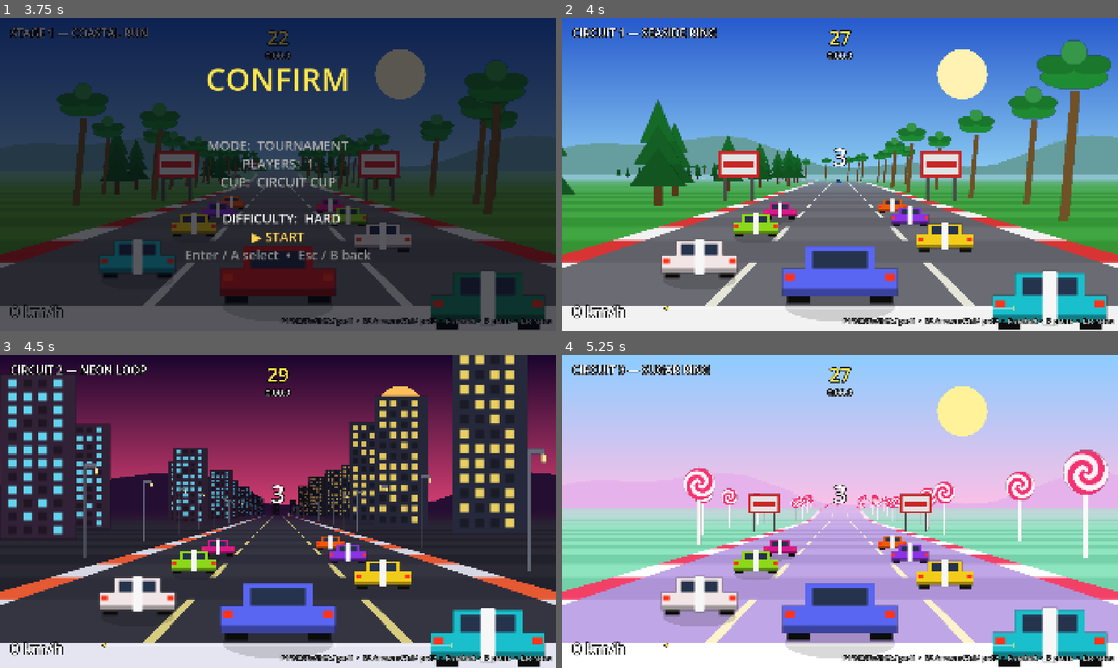
Above: before the commit, frames 1-4 (two rows, left to right).
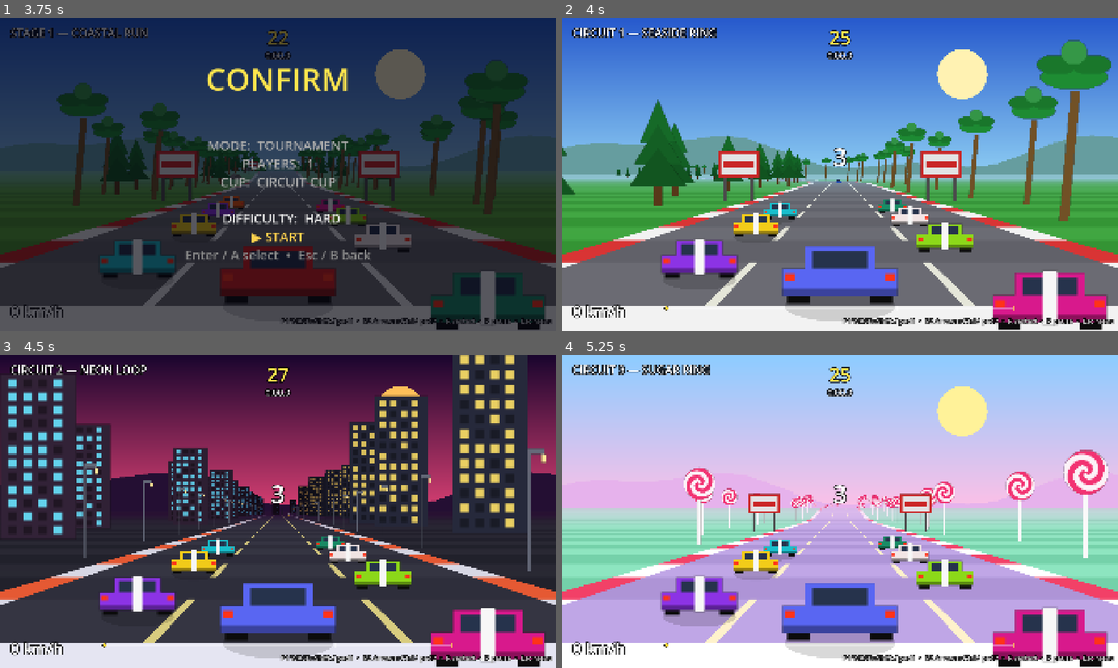
Above: after the commit, the same moments.

Repository: csmallfield/Racer2D
Game: Godot game, scene res://scenes/main.tscn
Same seed, same stepped clock (60 frames per second), same inputs: the game is played once before the commit and once after it.
Inputs:
- Up to frame 1 (3.75 s): tap Enter (ui_accept) at 0.5, 0.77, 1.25, 1.52, 2.75, 3.02 s; hold D (p0_steer_right) 0.53-1.28 s; tap N (next_level) every 0.75 s from 0.6 to 3.6 s; hold Down (ui_down) 1.28-2.03 s; tap R (restart) at 2, 3.5 s; hold D (p0_steer_right) 2.03-2.78 s; hold Up (ui_up) 2.78-3.53 s; hold A (p0_steer_left) from 3.53 s (still down)
- Up to frame 2 (4 s): keep holding A (p0_steer_left); tap Enter (ui_accept) at 3.77 s
- Up to frame 3 (4.5 s): keep holding A (p0_steer_left); tap Enter (ui_accept) at 4.25 s; tap N (next_level) at 4.35 s
- Up to frame 4 (5.25 s): tap Enter (ui_accept) at 4.52 s; release A (p0_steer_left) at 5.03 s; hold Down (ui_down) from 5.03 s (still down); tap N (next_level) at 5.1 s

Frame 1 is identical in both runs. In frame 2, 3.8% of the frame differs, in the area x 18-98%, y 3-98%; in frame 3, 3.8%; in frame 4, 3.8%.

Commit message:
added difficulty profiles

Diff:
--- /dev/null
+++ b/outrun_pseudo3d/resources/difficulties/easy.tres
@@ -0,0 +1,23 @@
+[gd_resource type="Resource" script_class="DifficultyProfile" load_steps=2 format=3]
+
+[ext_resource type="Script" path="res://scripts/resources/difficulty_profile.gd" id="1"]
+
+[resource]
+script = ExtResource("1")
+display_name = "EASY"
+rival_count_cap = 5
+field_top_of_ladder = false
+cruise_scale = 0.94
+curve_slowdown_scale = 1.35
+form_variance_scale = 1.4
+pack_bonus_scale = 0.6
+rubber_behind_scale = 0.9
+lookahead_scale = 0.55
+apex_bias_scale = 0.6
+aggression_scale = 0.6
+time_limit_scale = 1.25
+crash_speed_keep = 0.35
+centrifugal_scale = 0.5
+off_road_limit_scale = 1.6
+off_road_decel_scale = 0.5
+edge_assist = 0.9
--- /dev/null
+++ b/outrun_pseudo3d/resources/difficulties/hard.tres
@@ -0,0 +1,23 @@
+[gd_resource type="Resource" script_class="DifficultyProfile" load_steps=2 format=3]
+
+[ext_resource type="Script" path="res://scripts/resources/difficulty_profile.gd" id="1"]
+
+[resource]
+script = ExtResource("1")
+display_name = "HARD"
+rival_count_cap = 0
+field_top_of_ladder = true
+cruise_scale = 1.0
+curve_slowdown_scale = 0.78
+form_variance_scale = 0.6
+pack_bonus_scale = 1.2
+rubber_behind_scale = 1.0
+lookahead_scale = 1.3
+apex_bias_scale = 1.4
+aggression_scale = 1.35
+time_limit_scale = 0.92
+crash_speed_keep = 0.06
+centrifugal_scale = 1.0
+off_road_limit_scale = 1.0
+off_road_decel_scale = 1.0
+edge_assist = 0.0
--- /dev/null
+++ b/outrun_pseudo3d/resources/difficulties/normal.tres
@@ -0,0 +1,23 @@
+[gd_resource type="Resource" script_class="DifficultyProfile" load_steps=2 format=3]
+
+[ext_resource type="Script" path="res://scripts/resources/difficulty_profile.gd" id="1"]
+
+[resource]
+script = ExtResource("1")
+display_name = "NORMAL"
+rival_count_cap = 0
+field_top_of_ladder = false
+cruise_scale = 1.0
+curve_slowdown_scale = 1.0
+form_variance_scale = 1.0
+pack_bonus_scale = 1.0
+rubber_behind_scale = 1.0
+lookahead_scale = 1.0
+apex_bias_scale = 1.0
+aggression_scale = 1.0
+time_limit_scale = 1.0
+crash_speed_keep = 0.06
+centrifugal_scale = 1.0
+off_road_limit_scale = 1.0
+off_road_decel_scale = 1.0
+edge_assist = 0.0
--- a/outrun_pseudo3d/scripts/game_config.gd
+++ b/outrun_pseudo3d/scripts/game_config.gd
@@ -7,6 +7,18 @@
 var camera: CameraSettings
 var race: RaceSettings
 var retro: RetroFilterSettings
+
+## Active difficulty. Never null — falls back to script defaults, which ARE
+## Normal, so a missing .tres degrades to baseline tuning.
+var difficulty: DifficultyProfile
+
+## Pristine, never-mutated originals. `player` and `race` above are per-race
+## working copies derived from these. Godot Resources are shared references:
+## scaling GameConfig.race.curve_slowdown in place would corrupt the loaded
+## .tres for the whole session and compound every race.
+var _player_base: PlayerSettings
+var _race_base: RaceSettings
+var _difficulties: Array[DifficultyProfile] = []
 
 
 func _init() -> void:
@@ -23,6 +35,50 @@
 	if retro == null:
 		retro = RetroFilterSettings.new()
 
+	_player_base = player
+	_race_base = race
+	for name in ["easy", "normal", "hard"]:
+		var d := _load_res("res://resources/difficulties/%s.tres" % name) as DifficultyProfile
+		if d == null:
+			d = DifficultyProfile.new()
+		_difficulties.append(d)
+	apply_difficulty(1)
+
+
+## Rebuild `player` and `race` as difficulty-scaled copies of the pristine
+## bases. Call once per race, before anything caches those references —
+## PlayerCar and RivalManager both grab them at construction.
+func apply_difficulty(index: int) -> void:
+	difficulty = _difficulties[clampi(index, 0, _difficulties.size() - 1)]
+
+	# Shallow duplicates: the roster Array is shared with the base by design,
+	# so roster indices stay valid everywhere (racer select, exclusions). We
+	# never mutate the roster itself.
+	var p := _player_base.duplicate() as PlayerSettings
+	var r := _race_base.duplicate() as RaceSettings
+
+	# --- Opposition: pace ---
+	r.curve_slowdown = _race_base.curve_slowdown * difficulty.curve_slowdown_scale
+	# The cap scales too, or the knob does nothing on sharp bends — where the
+	# uncapped loss already exceeds it at every difficulty.
+	r.curve_slowdown_cap = _race_base.curve_slowdown_cap * difficulty.curve_slowdown_scale
+	r.form_variance = _race_base.form_variance * difficulty.form_variance_scale
+	r.pack_bonus_per_car = _race_base.pack_bonus_per_car * difficulty.pack_bonus_scale
+	r.rubber_behind = _race_base.rubber_behind * difficulty.rubber_behind_scale
+
+	# --- Opposition: skill ---
+	r.lookahead = maxi(4, int(round(float(_race_base.lookahead)
+			* difficulty.lookahead_scale)))
+	r.apex_bias = _race_base.apex_bias * difficulty.apex_bias_scale
+
+	# --- Player assists (neutral outside Easy) ---
+	p.centrifugal = _player_base.centrifugal * difficulty.centrifugal_scale
+	p.off_road_limit = _player_base.off_road_limit * difficulty.off_road_limit_scale
+	p.off_road_decel = _player_base.off_road_decel * difficulty.off_road_decel_scale
+
+	player = p
+	race = r
+
 
 func _load_res(path: String) -> Resource:
 	if not ResourceLoader.exists(path):
--- a/outrun_pseudo3d/scripts/main.gd
+++ b/outrun_pseudo3d/scripts/main.gd
@@ -232,6 +232,9 @@
 func _load_level(idx: int) -> void:
 	if level_paths.is_empty():
 		return
+	# Rebuild the difficulty-scaled tuning first: PlayerCar and RivalManager
+	# both cache GameConfig.player / GameConfig.race at construction below.
+	GameConfig.apply_difficulty(difficulty)
 	level_index = ((idx % level_paths.size()) + level_paths.size()) % level_paths.size()
 	var script: GDScript = load(level_paths[level_index])
 	level = script.new()
@@ -244,7 +247,8 @@
 
 	cp_zs = track.mark_checkpoints(level.checkpoint_count)
 	_init_pickups()
-	section_time = level.time_limit / float(level.checkpoint_count + 1)
+	section_time = level.time_limit * GameConfig.difficulty.time_limit_scale \
+			/ float(level.checkpoint_count + 1)
 	race_time = 0.0
 	_finishers = 0
 	_finish_deadline = -1.0
@@ -1199,7 +1203,8 @@
 				continue
 			var sw: float = def.world_w / RoadRenderer.ROAD_WIDTH
 			if _overlap(p.x, player_w, spr.offset, sw):
-				p.speed = GameConfig.player.max_speed * 0.06
+				p.speed = GameConfig.player.max_speed \
+						* GameConfig.difficulty.crash_speed_keep
 				Audio.play("crash", 0.0, 1.0, 0.5)
 				break
 
--- a/outrun_pseudo3d/scripts/player_car.gd
+++ b/outrun_pseudo3d/scripts/player_car.gd
@@ -5,7 +5,10 @@
 ## position x is normalized so that -1..1 spans the road surface.
 
 ## All tunables live in resources/player_settings.tres (via GameConfig).
+## Both are captured at construction; main.gd applies the difficulty scaling
+## to GameConfig before building players, so these are already correct.
 var s: PlayerSettings = GameConfig.player
+var d: DifficultyProfile = GameConfig.difficulty
 var input_prefix := "p0_"   # per-player action prefix (split screen)
 
 
@@ -45,6 +48,15 @@
 
 	# Centrifugal force: curves push the car toward the outside.
 	x -= dx * speed_percent * seg.curve * s.centrifugal * control
+
+	# Easy-mode edge assist: a gentle pull back toward the road once the car
+	# strays near the edge. Suppressed while the player actively steers
+	# outward, so deliberate cuts across the grass still work and the assist
+	# never wrestles the stick. Ground only — no help in the air.
+	if d.edge_assist > 0.0 and air <= s.air_threshold and absf(x) > 0.85:
+		var outward := signf(x)
+		if steer * outward < 0.2:
+			x -= outward * dx * d.edge_assist * 0.5
 
 	# Boost: hold to burn fuel for straight-line speed. Ground only.
 	boosting = (Input.is_action_pressed(input_prefix + "boost") and boost > 0.0
--- /dev/null
+++ b/outrun_pseudo3d/scripts/resources/difficulty_profile.gd
@@ -0,0 +1,85 @@
+class_name DifficultyProfile
+extends Resource
+## One difficulty level, expressed as multipliers over the base tuning in
+## player_settings.tres / race_settings.tres. Edit resources/difficulties/*.tres.
+##
+## Design rules this file encodes:
+##  - Script defaults ARE Normal. A missing/broken .tres therefore degrades to
+##    the game's baseline tuning rather than to something silly.
+##  - HARD changes the OPPOSITION ONLY. Every assist field below stays neutral
+##    outside Easy, so muscle memory carries across difficulties.
+##  - The fairness invariant: a rival's CORNER-LIMITED pace must stay below the
+##    player's max speed. Note the top of the roster already cruises slightly
+##    ABOVE player max on straights (Viper 1.03, Natasha 1.01) — that is the
+##    shipped Normal tuning and it works, because they shed curve_slowdown_cap
+##    in bends while a cleanly-driven player does not. Corners are the player's
+##    edge; boost and slipstream are the answer on straights. Hard narrows that
+##    corner margin — it must never erase it.
+
+@export var display_name := "NORMAL"
+
+
+@export_group("Field")
+## Hard cap on rivals fielded, whatever the level asks for. 0 = no cap.
+@export var rival_count_cap := 0
+## The roster is a ladder from beatable to fast. Normally we field from the
+## beatable end; Hard fields from the fast end instead — the top seeds show
+## up. Costs nothing to tune and does more work than most multipliers.
+@export var field_top_of_ladder := false
+
+
+@export_group("Opposition Pace")
+## Scales each rival's personality cruise. The roster's fast end already sits
+## just above player max on straights, so raising this erodes the corner
+## margin fast — see the fairness invariant above.
+@export_range(0.5, 1.0) var cruise_scale := 1.0
+## Scales how much speed rivals shed in corners — BOTH the per-unit rate and
+## the cap, so the knob still bites on sharp bends. Above 1.0 they corner
+## worse (Easy), below 1.0 they corner better (Hard). The purest difficulty
+## knob: it narrows the player's main edge without touching straight speed.
+@export var curve_slowdown_scale := 1.0
+## Scales the per-race cruise roll. LOW on Hard is deliberate: less variance
+## means the fast cars reliably turn up, which makes the challenge learnable
+## instead of luck-driven.
+@export var form_variance_scale := 1.0
+## Scales pack momentum (rivals in a group carrying each other).
+@export var pack_bonus_scale := 1.0
+## Scales the catch-up push for stragglers. Left at 1.0 on Hard on purpose —
+## this is the knob that reads as cheating when it climbs.
+@export var rubber_behind_scale := 1.0
+
+
+@export_group("Opposition Skill")
+## Scales avoidance lookahead. Lower = rivals blunder into traffic and hand
+## you positions; higher = they stop gifting them. Scaling AI MISTAKE RATE is
+## the fairest-feeling difficulty axis, since your gains still come from
+## errors you can watch happen.
+@export var lookahead_scale := 1.0
+## Scales how hard rivals cut toward the apex (racing line quality).
+@export var apex_bias_scale := 1.0
+## Scales boost aggression — how promptly a rival takes a good opening.
+@export var aggression_scale := 1.0
+
+
+@export_group("Tour")
+## Scales the per-section time limit on tours.
+@export var time_limit_scale := 1.0
+
+
+@export_group("Player Assists")
+## EASY ONLY. Everything below stays neutral on Normal and Hard.
+##
+## Fraction of max speed retained when clipping roadside scenery. The baseline
+## 0.06 is close to a dead stop — brutal for a young player.
+@export_range(0.0, 1.0) var crash_speed_keep := 0.06
+## Scales centrifugal force (how hard curves push the car outward). Lower
+## reads as extra grip and never fights player input.
+@export var centrifugal_scale := 1.0
+## Scales the speed below which off-road costs you nothing.
+@export var off_road_limit_scale := 1.0
+## Scales off-road deceleration.
+@export var off_road_decel_scale := 1.0
+## Gentle inward nudge near the road edge, as a fraction of full steering
+## authority. 0 disables it. Suppressed whenever the player is actively
+## steering outward, so deliberate cuts across the grass still work.
+@export_range(0.0, 1.0) var edge_assist := 0.0
--- a/outrun_pseudo3d/scripts/rivals.gd
+++ b/outrun_pseudo3d/scripts/rivals.gd
@@ -39,12 +39,19 @@
 	for k in range(int(main.total_cps())):
 		leader_cp_times.append(-1.0)
 	# Roster indices still available after removing the players' picks, kept in
-	# ladder order (beatable -> fast). We field the first N of what remains.
+	# ladder order (beatable -> fast). We field the first N of what remains —
+	# or the LAST N on Hard, which fields the top seeds instead.
+	var diff: DifficultyProfile = GameConfig.difficulty
 	var available: Array = []
 	for idx in range(cfg.roster.size()):
 		if not excluded.has(idx):
 			available.append(idx)
-	var n := clampi(count, 0, available.size())
+	if diff.field_top_of_ladder:
+		available.reverse()
+	var wanted := count
+	if diff.rival_count_cap > 0:
+		wanted = mini(wanted, diff.rival_count_cap)
+	var n := clampi(wanted, 0, available.size())
 	for i in range(n):
 		var profile: RivalProfile = cfg.roster[available[i]]
 		SpriteCatalog.register_rival(i, profile)
@@ -59,7 +66,7 @@
 			# script the finish and different races have different heroes.
 			"base_speed": (profile.cruise_fraction + randf_range(
 					-cfg.form_variance, cfg.form_variance))
-					* GameConfig.player.max_speed,
+					* GameConfig.player.max_speed * diff.cruise_scale,
 			"bonk_t": 0.0,
 			"dodge_dir": 0.0,      # committed dodge direction (hysteresis)
 			"dodge_t": 0.0,        # time remaining on the commitment
@@ -71,7 +78,8 @@
 			"prev_curve": 0.0,
 			"boost_cap": profile.boost_capacity,
 			"boosting": false,
-			"aggression": profile.boost_aggression,
+			"aggression": clampf(profile.boost_aggression * diff.aggression_scale,
+					0.0, 1.0),
 			"was_ahead": true,
 			"finished": false,
 		}
Not shown, added: outrun_pseudo3d/scripts/resources/difficulty_profile.gd.uid
